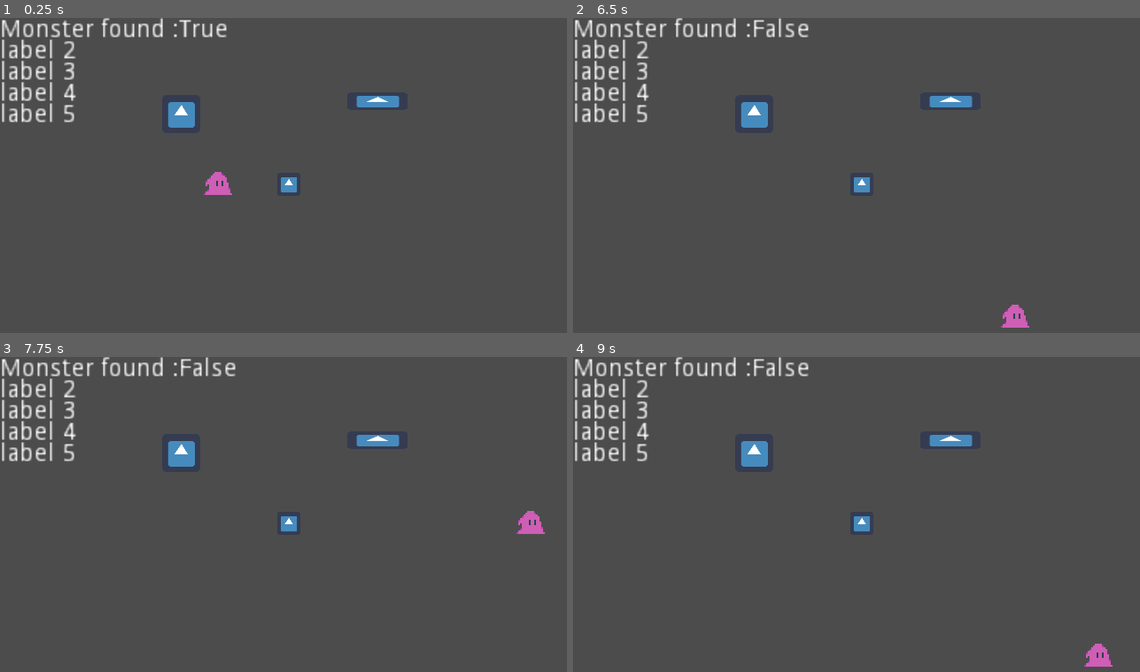
Above: before the commit, frames 1-4 (two rows, left to right).
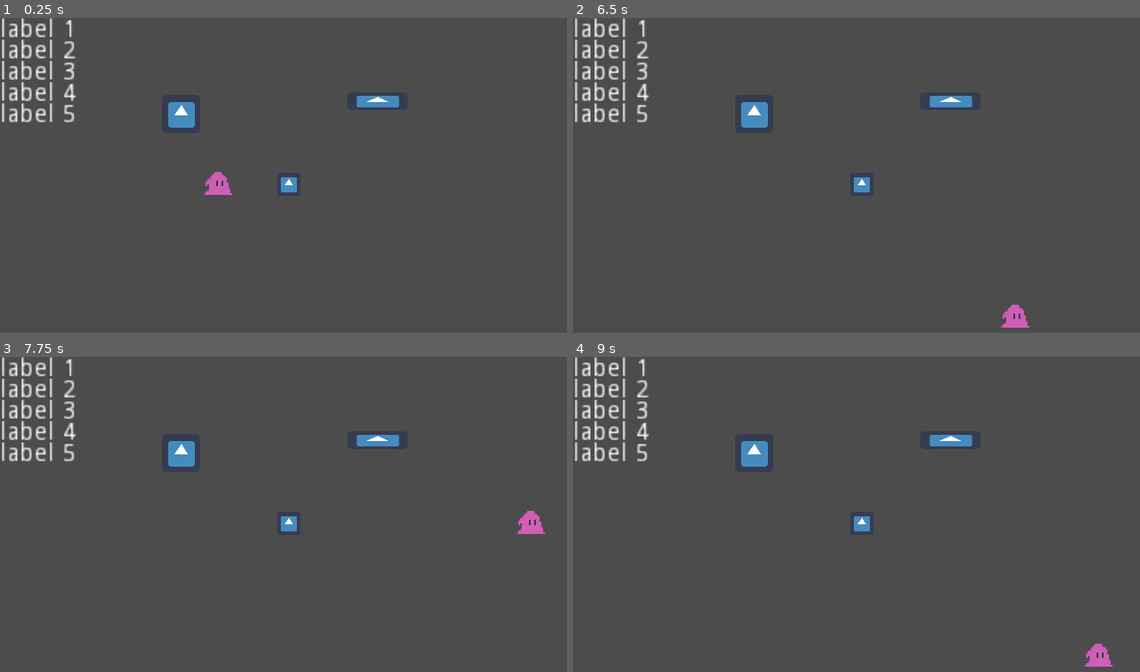
Above: after the commit, the same moments.

Repository: genericuser990/GameJamTowerTheme
Game: Godot game, scene res://Scenes/DebugWorld.tscn
The game is run twice, just before and just after one commit, with the same random seed, the same clock (stepped at 60 frames per second) and the same inputs. The project has no main scene, so this scene is started directly. The engine's default icon, where the game draws it, is replaced by a stand-in: a white triangle on a blue panel in a dark square.
Inputs:
- Up to frame 1 (0.25 s): no input
- Up to frame 2 (6.5 s): tap Enter at 0.5, 4.25 s; hold Right (moveRight) 0.53-1.28 s; tap Space at 1.25, 5 s; hold Down (moveDown) 1.28-2.03 s; hold Right (moveRight) 2.03-2.78 s; hold Up (moveUp) 2.78-3.53 s; hold Left (moveLeft) 3.53-5.03 s; hold Down (moveDown) 5.03-5.78 s; hold Right (moveRight) from 5.78 s (still down)
- Up to frame 3 (7.75 s): release Right (moveRight) at 6.53 s; hold Up (moveUp) 6.53-7.28 s; hold Right (moveRight) from 7.28 s (still down)
- Up to frame 4 (9 s): release Right (moveRight) at 8.03 s; hold Down (moveDown) 8.03-8.78 s; hold Left (moveLeft) from 8.78 s (still down)

The runs differ from the first frame. In frame 1, 1.0% of the frame differs, in the area x 0-40%, y 0-7%; in frame 2, 1.0%, in the area x 0-42%, y 0-7%; in frame 3, 1.0%; in frame 4, 1.0%.

Commit message:
Eating boat

Diff:
--- a/Scenes/Boat.tscn
+++ b/Scenes/Boat.tscn
@@ -1,11 +1,13 @@
-[gd_scene load_steps=3 format=2]
+[gd_scene load_steps=4 format=2]
 
 [ext_resource path="res://Sprites/icon.png" type="Texture" id=1]
+[ext_resource path="res://Scripts/Boat.gd" type="Script" id=2]
 
 [sub_resource type="RectangleShape2D" id=1]
 extents = Vector2( 17, 5 )
 
 [node name="Boat" type="Area2D"]
+script = ExtResource( 2 )
 
 [node name="Sprite" type="Sprite" parent="."]
 position = Vector2( -7.7486e-07, 1.78814e-07 )
--- /dev/null
+++ b/Scripts/Boat.gd
@@ -0,0 +1,17 @@
+extends Area2D
+
+
+# Declare member variables here. Examples:
+# var a = 2
+# var b = "text"
+
+var eaten := false
+
+# Called when the node enters the scene tree for the first time.
+func _ready():
+	pass # Replace with function body.
+
+
+# Called every frame. 'delta' is the elapsed time since the previous frame.
+#func _process(delta):
+#	pass
--- a/Scripts/DebugControl.gd
+++ b/Scripts/DebugControl.gd
@@ -9,5 +9,5 @@
 func _ready():
 	Global.setDebugControl(self)
 
-func _process(delta):
-	label1.text = "Monster found :" + str(get_parent().find_node("Lighthouse").monsterFound)
+# func _process(delta):
+	# label1.text = "Monster found :" + str(get_parent().find_node("Lighthouse").monsterFound)
--- /dev/null
+++ b/Scripts/DebugWorld.gd
@@ -0,0 +1,48 @@
+extends Node
+
+signal restartLevel
+signal nextLevel
+
+onready var monster := $Monster
+# Should probably make an array of lighthouses when there are multiple
+# Something like all childs of some node being lighthouses?
+onready var lighthouses := [$Lighthouse, $Lighthouse2]
+onready var boats := [$Boat]
+
+var undetected := false
+
+# Called when the node enters the scene tree for the first time.
+func _ready():
+	# Call this at the beginning so it sees monster immediately
+	for lighthouse in lighthouses:
+		lighthouse.followMonster(monster.position)
+
+
+func _physics_process(delta):
+	lightFollow()
+
+	# Check if boat has been eaten
+	for boat in boats:
+		if boat.overlaps_body(monster): # I don't think signals work if it's a per object basis?
+			if (undetected):
+				boat.eaten = true
+				boat.hide()
+			else:
+				emit_signal("restartLevel")
+
+
+func lightFollow():
+	undetected = true
+	for lighthouse in lighthouses:
+		# Have lighthouse follow monster
+		if lighthouse.monsterFound:
+			lighthouse.followMonster(monster.position)
+
+		# Stop following monster if lighthouse can't find it
+		var rays = [lighthouse.lineOfSight, lighthouse.rayLeft, lighthouse.rayRight]
+		lighthouse.monsterFound = false
+		for ray in rays:
+			var collider = ray.get_collider()
+			if collider == monster:
+				lighthouse.monsterFound = true
+				undetected = false
--- a/Scripts/Lighthouse.gd
+++ b/Scripts/Lighthouse.gd
@@ -18,9 +18,7 @@
 
 # Called every frame. 'delta' is the elapsed time since the previous frame.
 # func _physics_process(delta):
-	# Check ray collision with bodies
-	# if lineOfSight.is_colliding():
-		# print("Is colliding")
+	# pass
 
 func enableRays():
 	lineOfSight.enabled = true
--- /dev/null
+++ b/Scripts/SceneManager.gd
@@ -0,0 +1,23 @@
+extends Node
+
+var currentGUIScene
+var currentGameScene
+
+func _ready():
+	setGUI("res://Scenes/StartScreen.tscn")
+	Global.setSceneManager(self)
+
+# use Global.sceneManager.setGUI in any script to change gui
+func setGUI(newSceneStr : String):
+	if currentGUIScene != null:
+		currentGUIScene.queue_free()
+	var newGUIScene = load(newSceneStr).instance()
+	currentGUIScene = newGUIScene
+	add_child(currentGUIScene)
+
+func setGame(newSceneStr : String):
+	if currentGameScene != null:
+		currentGameScene.queue_free()
+	var newGameScene = load(newSceneStr).instance()
+	currentGameScene = newGameScene
+	add_child(currentGameScene)
